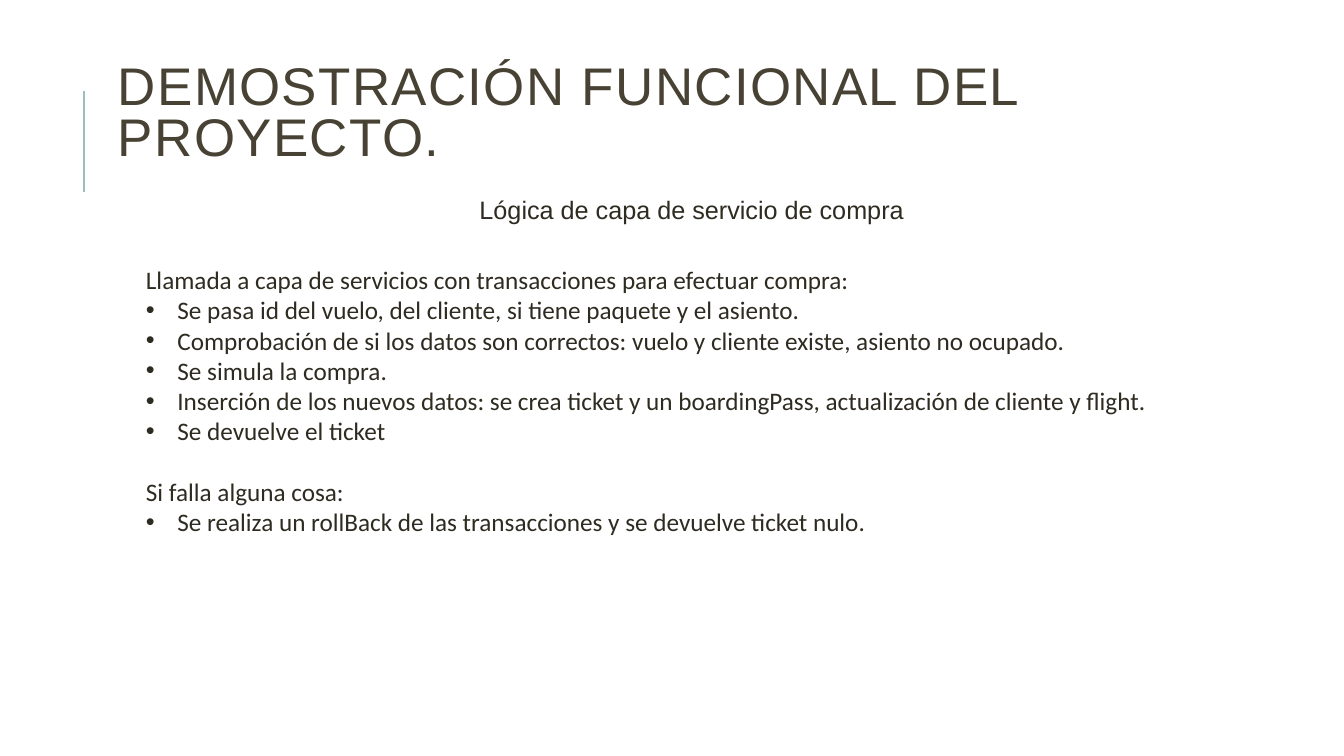
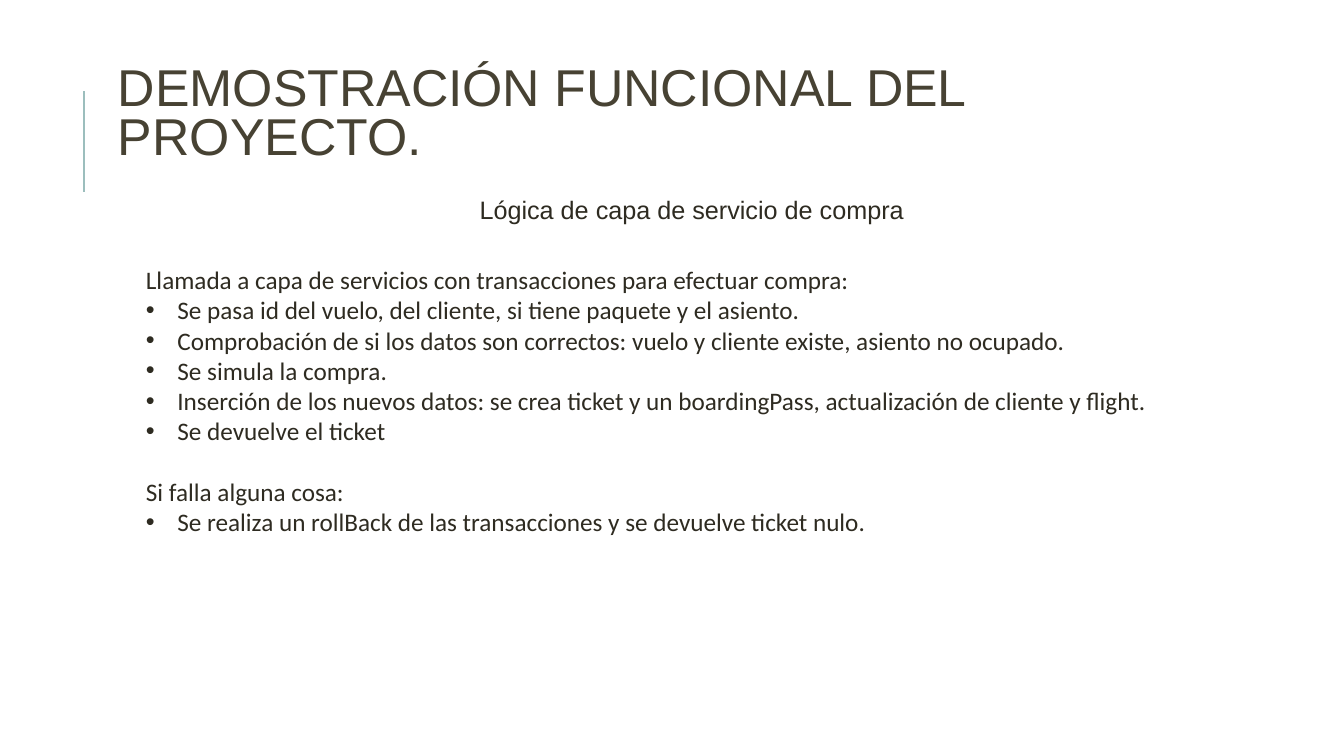
Before and after one commit to danielallhoff/M17-G4-AirDSS, a slide deck: slide 11 of AIRDSS.pptx (slide 10 before the commit). Drawn at 1344x756 pixels with LibreOffice and Linux fonts; fonts in the diff are those of the drawing. Boxes give left, top, right and bottom in pixels: in the first picture for what was removed or moved away, otherwise in the second. Text is boxed around its words. In the diff, an @@ line names an element or a change of style, - is before the commit and + after.

```diff
--- a/AIRDSS.pptx
+++ b/AIRDSS.pptx
@@ title "DEMOSTRACIÓN FUNCIONAL DEL PROYECTO." at (x1=118, y1=64, x2=967, y2=156): size 37.8 to 37 pt, letter spacing 1 to 0 pt @@
```
Also in this commit, not shown: 19 other slides changed, 4 slides added.
